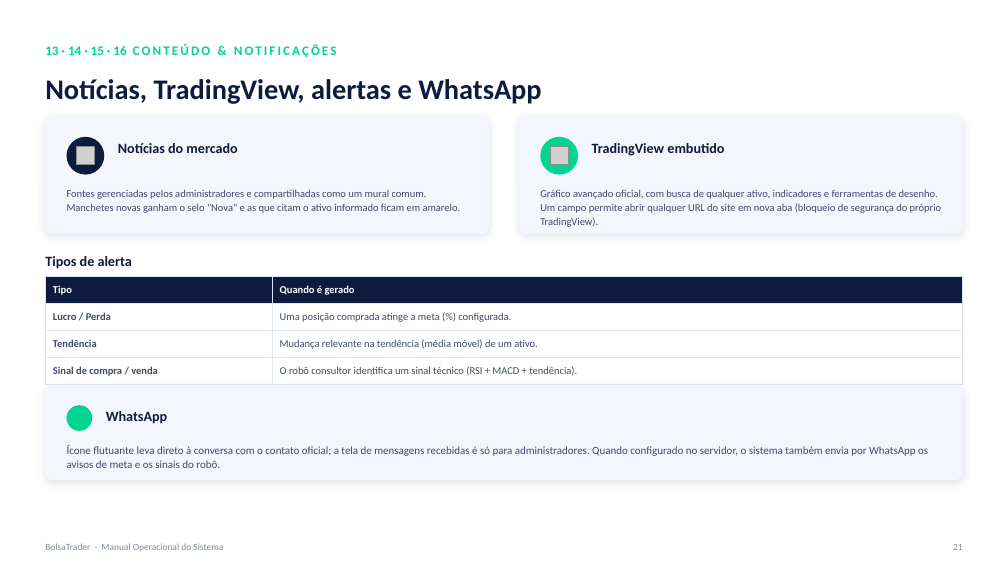
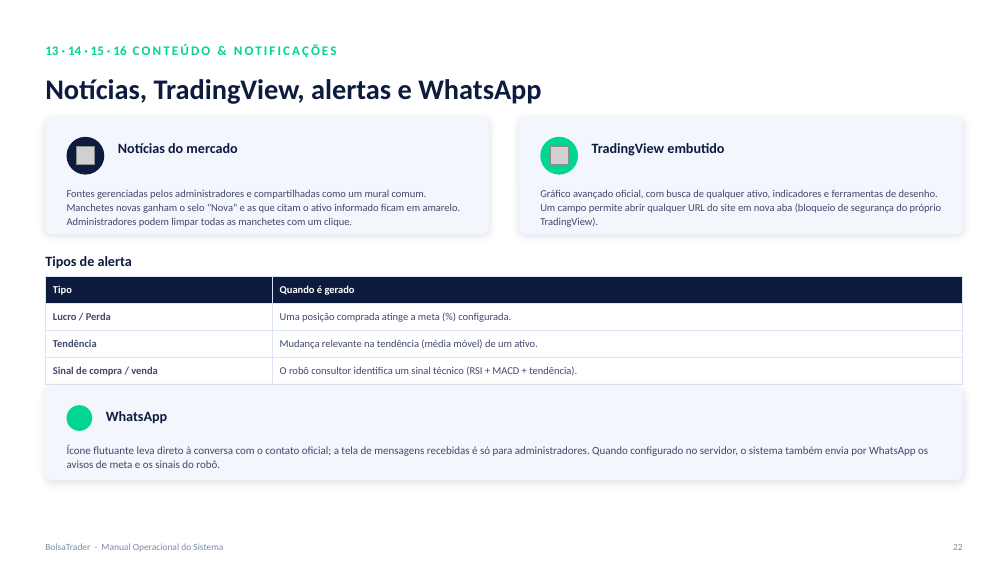
Before and after one commit to seculus-2023/-BolsaTrader, a slide deck: slide 22 of docs/BolsaTrader_Manual_Operacional.pptx (slide 21 before the commit). Drawn at 1008x567 pixels with LibreOffice and Linux fonts; fonts in the diff are those of the drawing; grey boxes stand for pictures; background and template pictures are left out. Boxes give left, top, right and bottom in pixels: in the first picture for what was removed or moved away, otherwise in the second. Text is boxed around its words. In the diff, an @@ line names an element or a change of style, - is before the commit and + after.

```diff
--- a/docs/BolsaTrader_Manual_Operacional.pptx
+++ b/docs/BolsaTrader_Manual_Operacional.pptx
@@ text at [67, 189, 461, 227]: text changed @@
-Fontes gerenciadas pelos administradores e compartilhadas como um mural comum. Manchetes novas ganham o selo "Nova" e as que citam o ativo informado ficam em amarelo.
+Fontes gerenciadas pelos administradores e compartilhadas como um mural comum. Manchetes novas ganham o selo "Nova" e as que citam o ativo informado ficam em amarelo. Administradores podem limpar todas as manchetes com um clique.
```
Also in this commit, not shown: 16 other slides changed, 1 slide added, 2 other files.
